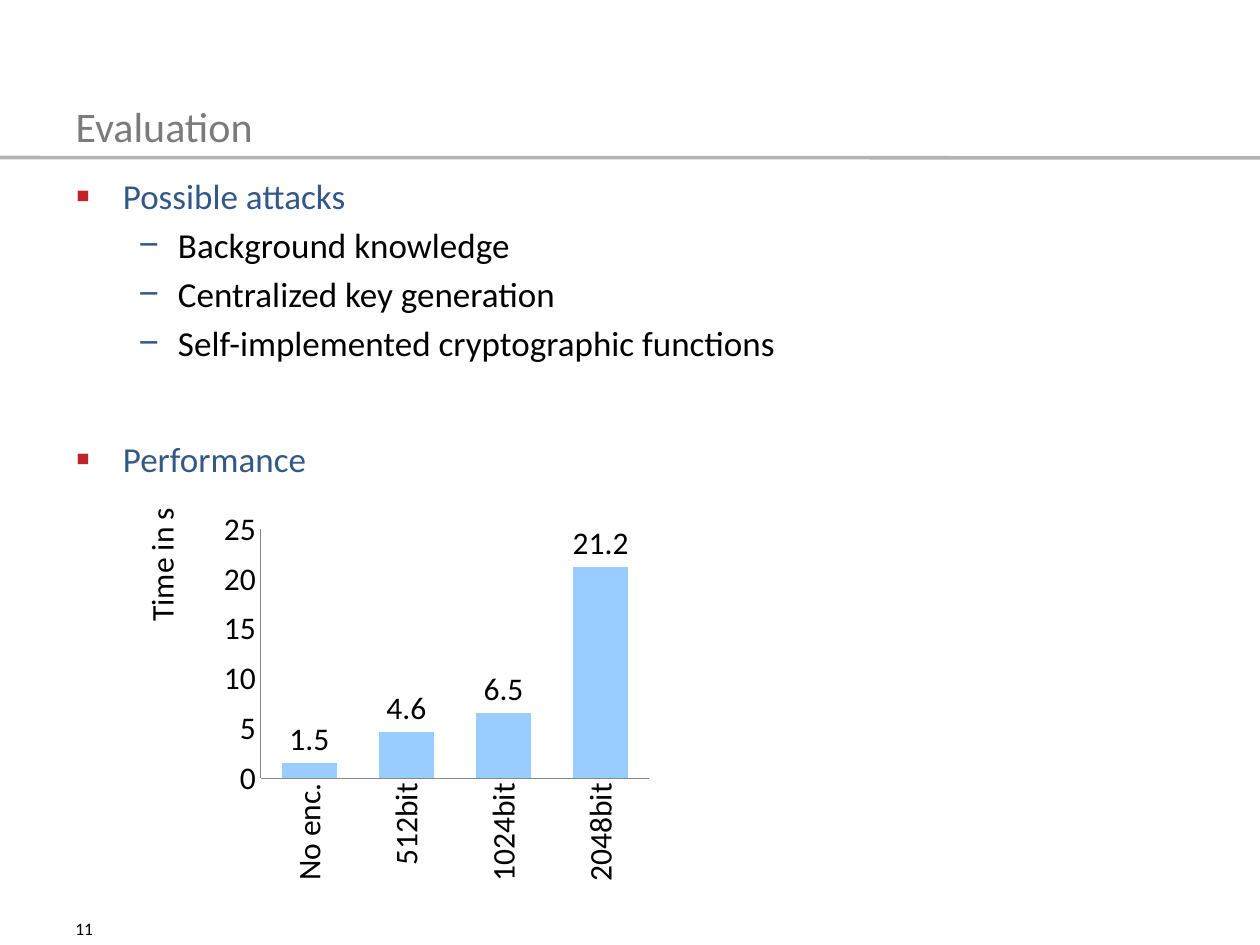
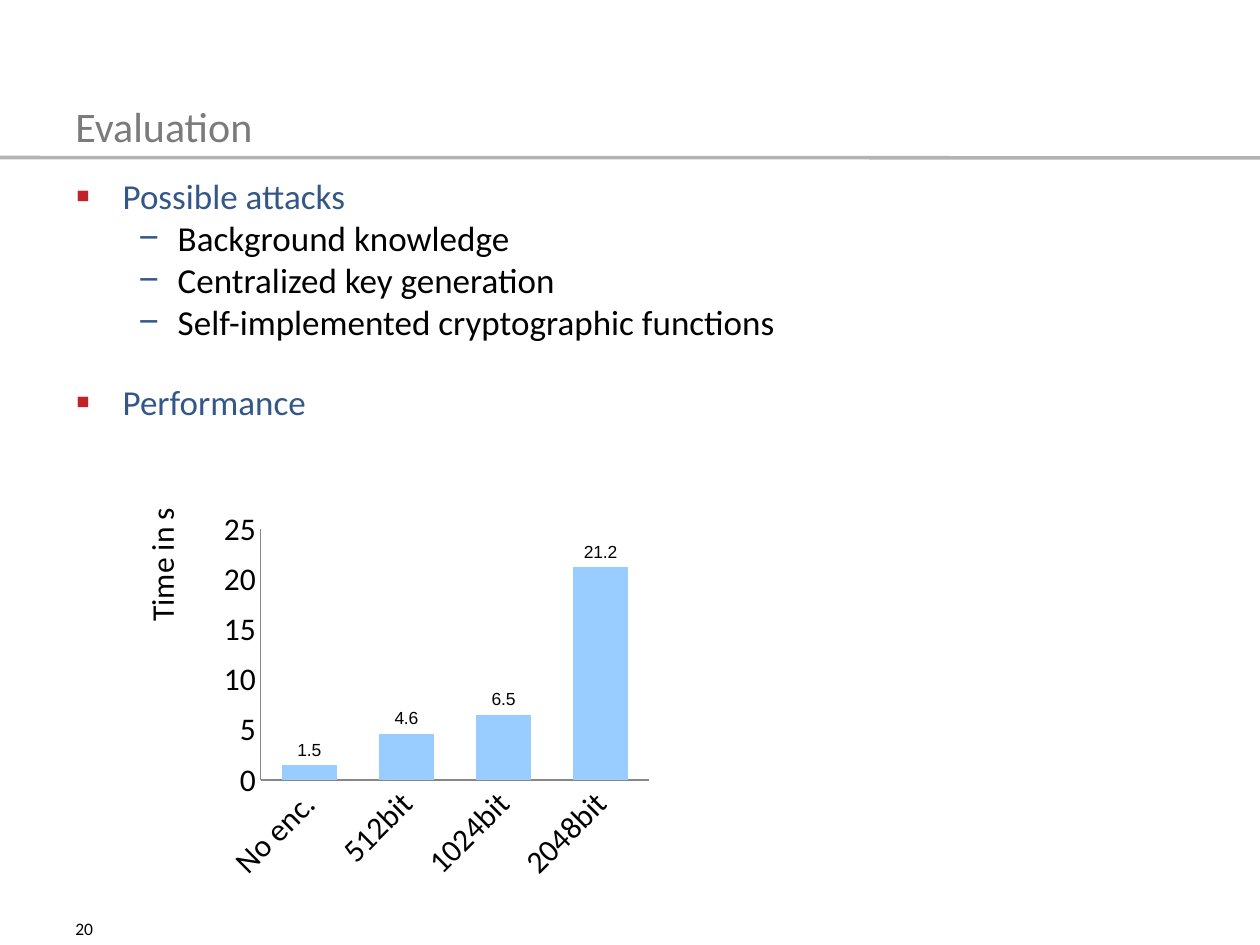
Before and after one commit to tompetersen/master-thesis, a slide deck: slide 20 of pet-con/Talk_PET_CON.odp (slide 11 before the commit). Drawn at 1260x945 pixels with LibreOffice and Linux fonts; fonts in the diff are those of the drawing. Boxes give left, top, right and bottom in pixels: in the first picture for what was removed or moved away, otherwise in the second. Text is boxed around its words. In the diff, an @@ line names an element or a change of style, - is before the commit and + after.

```diff
--- a/pet-con/Talk_PET_CON.odp
+++ b/pet-con/Talk_PET_CON.odp
@@ text "Possible attacks" at (123,184,774,416): less space between paragraphs @@
@@ column chart at (134,503,659,890) @@
@@ data labels of Series 1 changed @@
@@ page number at (75,923,93,935): text changed @@
-11
+20
```
Also in this commit, not shown: 13 other slides changed, 10 slides added, 1 slide removed, 1 other file.
